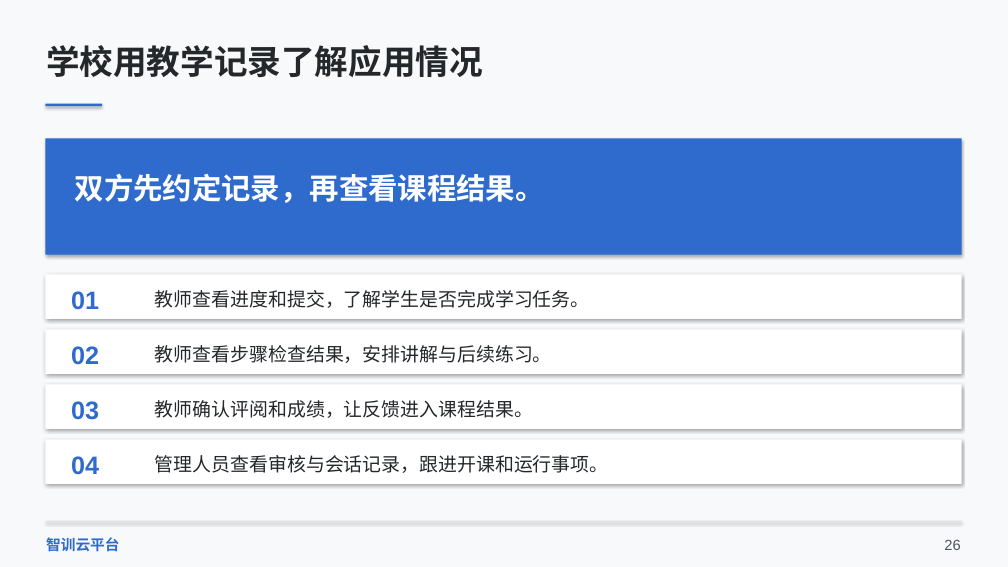
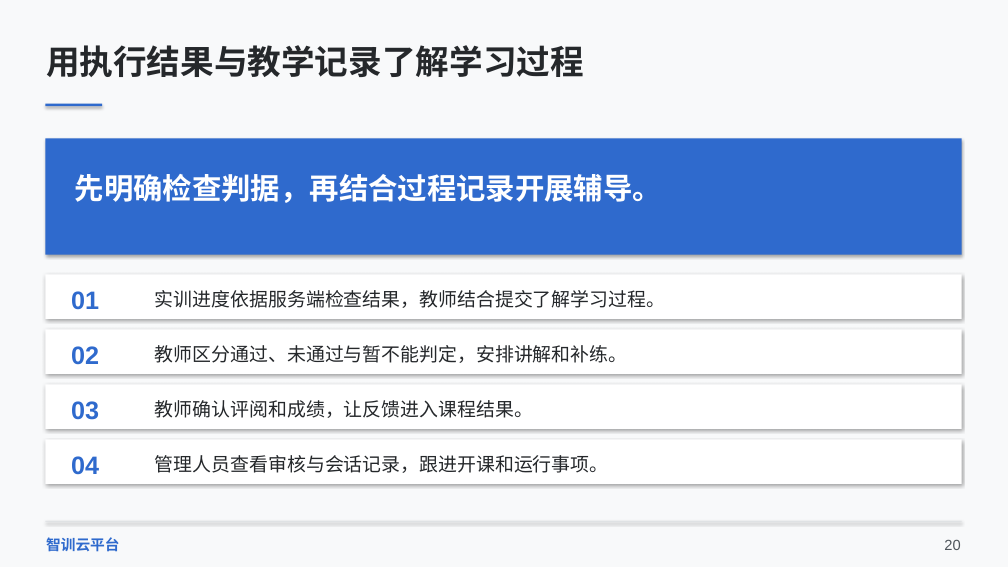
Before and after one commit to throwOctober/zhixun-cloud-showcase, a slide deck: slide 20 of project-overview.pptx. Drawn at 1008x567 pixels with LibreOffice and Linux fonts; fonts in the diff are those of the drawing. Boxes give left, top, right and bottom in pixels: in the first picture for what was removed or moved away, otherwise in the second. Text is boxed around its words. In the diff, an @@ line names an element or a change of style, - is before the commit and + after.

```diff
--- a/project-overview.pptx
+++ b/project-overview.pptx
@@ text at [46, 45, 584, 77]: text changed @@
-学校用教学记录了解应用情况
+用执行结果与教学记录了解学习过程
@@ text at [75, 174, 662, 203]: text changed @@
-双方先约定记录，再查看课程结果。
+先明确检查判据，再结合过程记录开展辅导。
@@ text at [155, 290, 665, 308]: text changed @@
-教师查看进度和提交，了解学生是否完成学习任务。
+实训进度依据服务端检查结果，教师结合提交了解学习过程。
@@ text at [155, 345, 627, 363]: text changed @@
-教师查看步骤检查结果，安排讲解与后续练习。
+教师区分通过、未通过与暂不能判定，安排讲解和补练。
@@ text at [944, 539, 960, 550]: text changed @@
-26
+20
```
Also in this commit, not shown: 16 other slides changed, 1 slide added, 1 slide removed, 3 other files.
